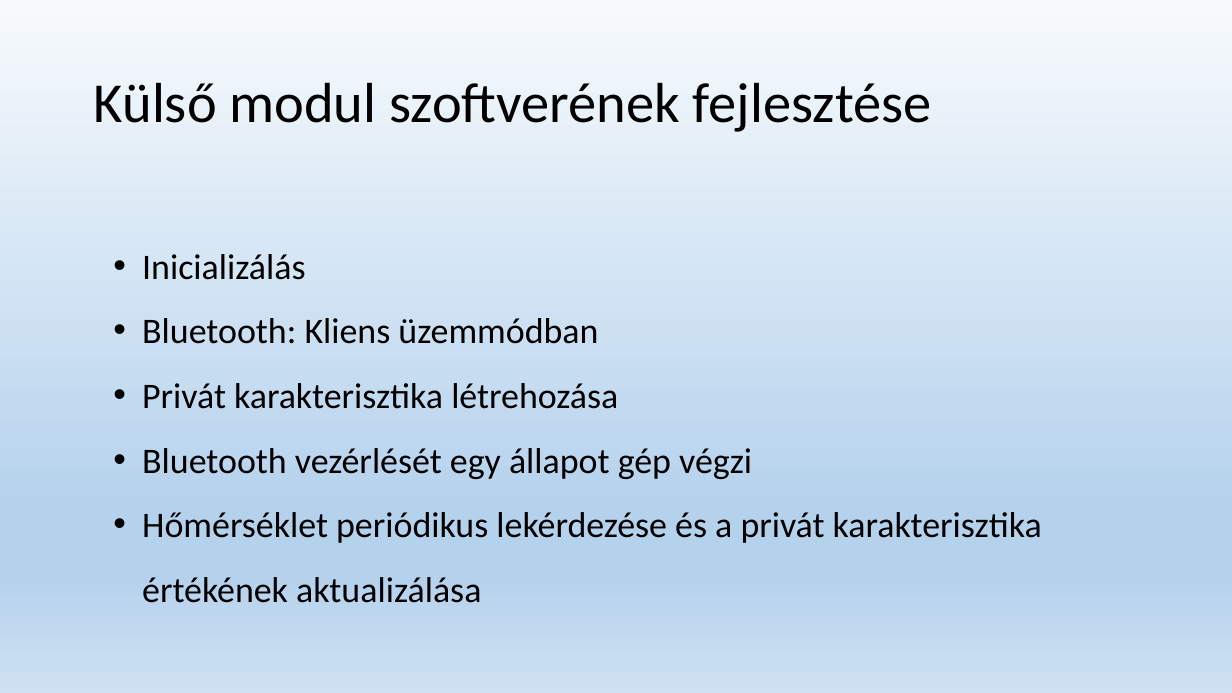
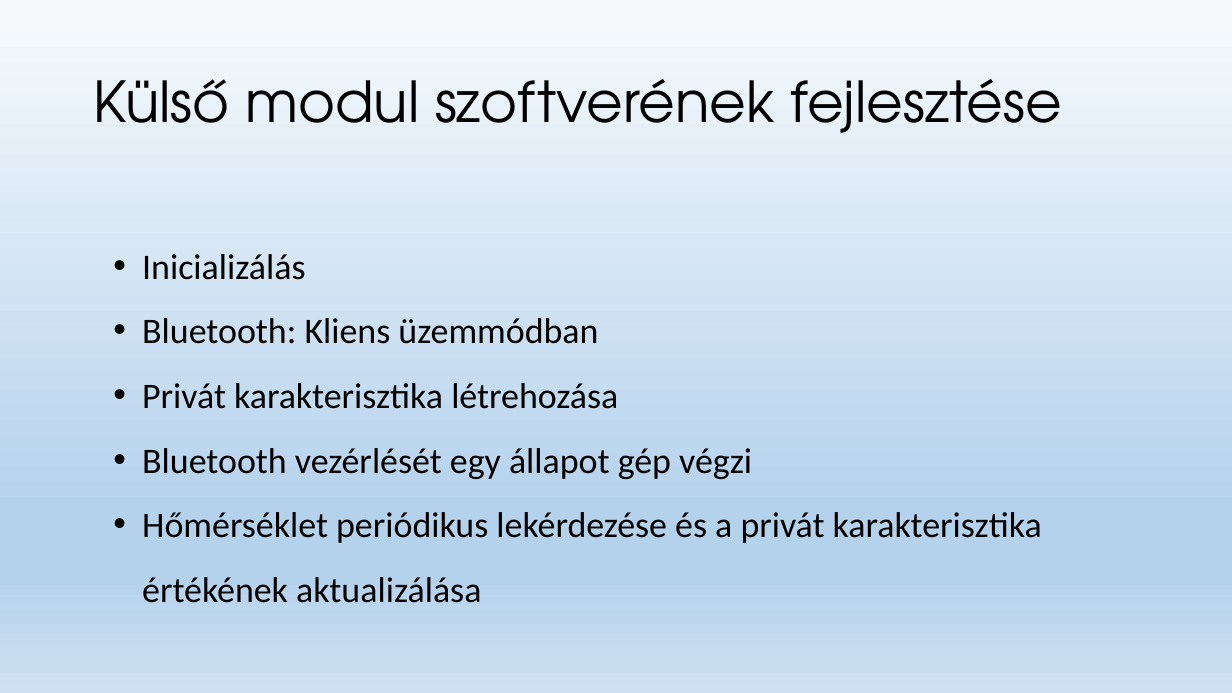
Before and after one commit to foltanyi/modularis_homero, a slide deck: slide 7 of Moduláris digitalis hőmérő fejlesztése.pptx. Drawn at 1232x693 pixels with LibreOffice and Linux fonts; fonts in the diff are those of the drawing. Boxes give left, top, right and bottom in pixels: in the first picture for what was removed or moved away, otherwise in the second. Text is boxed around its words. In the diff, an @@ line names an element or a change of style, - is before the commit and + after.

```diff
--- a/Moduláris digitalis hőmérő fejlesztése.pptx
+++ b/Moduláris digitalis hőmérő fejlesztése.pptx
@@ title "Külső modul szoftverének fejlesztése" at (x1=94, y1=79, x2=1063, y2=133): font Calibri to TeX Gyre Adventor @@
```
Also in this commit, not shown: 2 other slides changed, 1 slide added, 1 slide removed.
